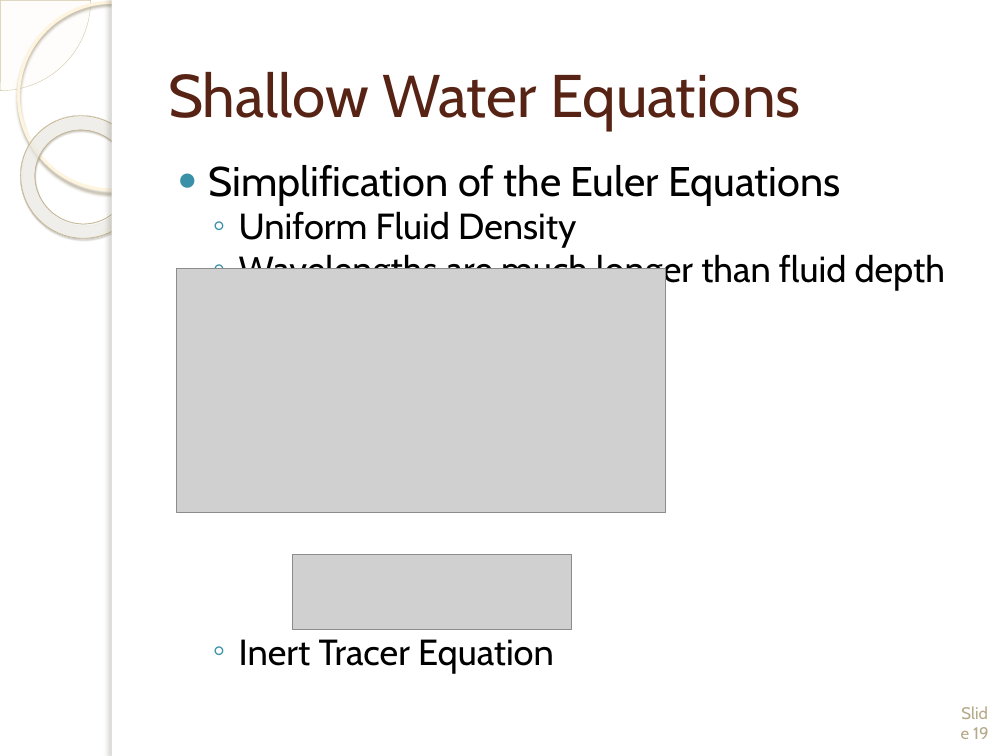
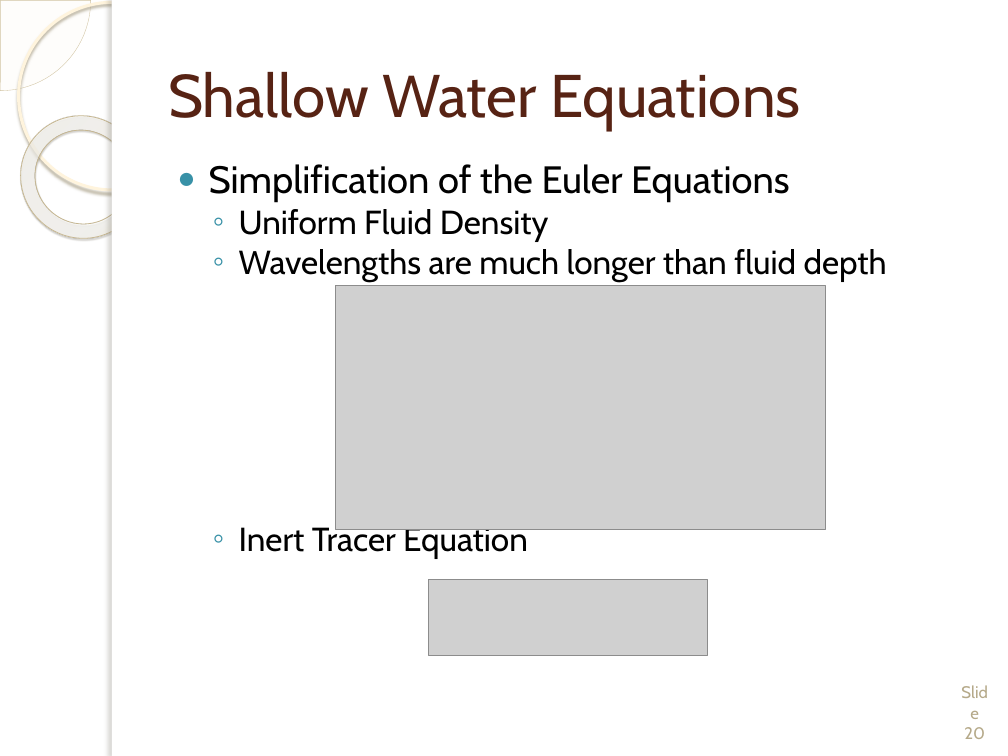
Before and after one commit to wmatern/summer_LANL, a slide deck: slide 20 of Final Research Presentation/Final_LongPres_Davis_Matern.pptx (slide 19 before the commit). Drawn at 1008x756 pixels with LibreOffice and Linux fonts; fonts in the diff are those of the drawing; grey boxes stand for pictures; background and template pictures are left out. Boxes give left, top, right and bottom in pixels: in the first picture for what was removed or moved away, otherwise in the second. Text is boxed around its words. In the diff, an @@ line names an element or a change of style, - is before the commit and + after.

```diff
--- a/Final Research Presentation/Final_LongPres_Davis_Matern.pptx
+++ b/Final Research Presentation/Final_LongPres_Davis_Matern.pptx
@@ text "Simplification of the Euler Equations" at <box>209,164,887,559</box>: size 29.6 to 27.2 pt in "Simplification of the Euler Equations"; size 25.9 to 23.8 pt in "Uniform Fluid Density", "Wavelengths are much longer than fluid depth", "Inert Tracer Equation" @@
@@ picture: place and size @@
-picture at <box>176,269,666,513</box>
+picture at <box>336,285,826,529</box>
@@ picture: place and size @@
-picture at <box>292,554,572,630</box>
+picture at <box>428,580,708,655</box>
@@ page number at <box>964,727,985,739</box>: text changed @@
-Slide 19
+Slide 20
```
Also in this commit, not shown: 7 other slides changed, 2 slides added, 1 slide removed, 9 other files.
